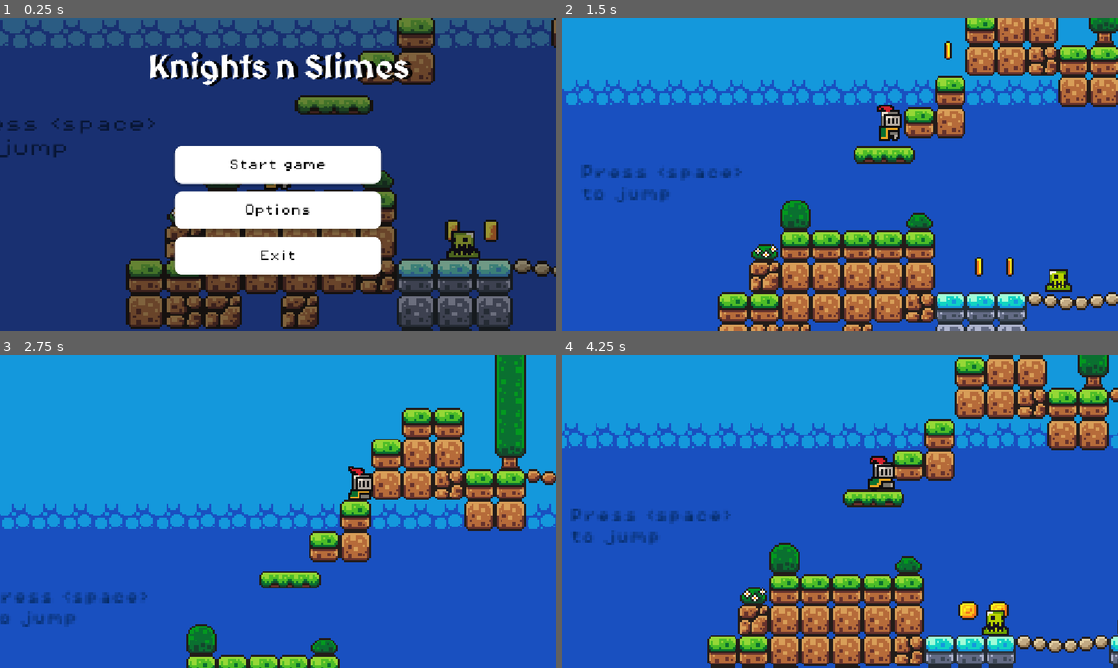
Above: before the commit, frames 1-4 (two rows, left to right).
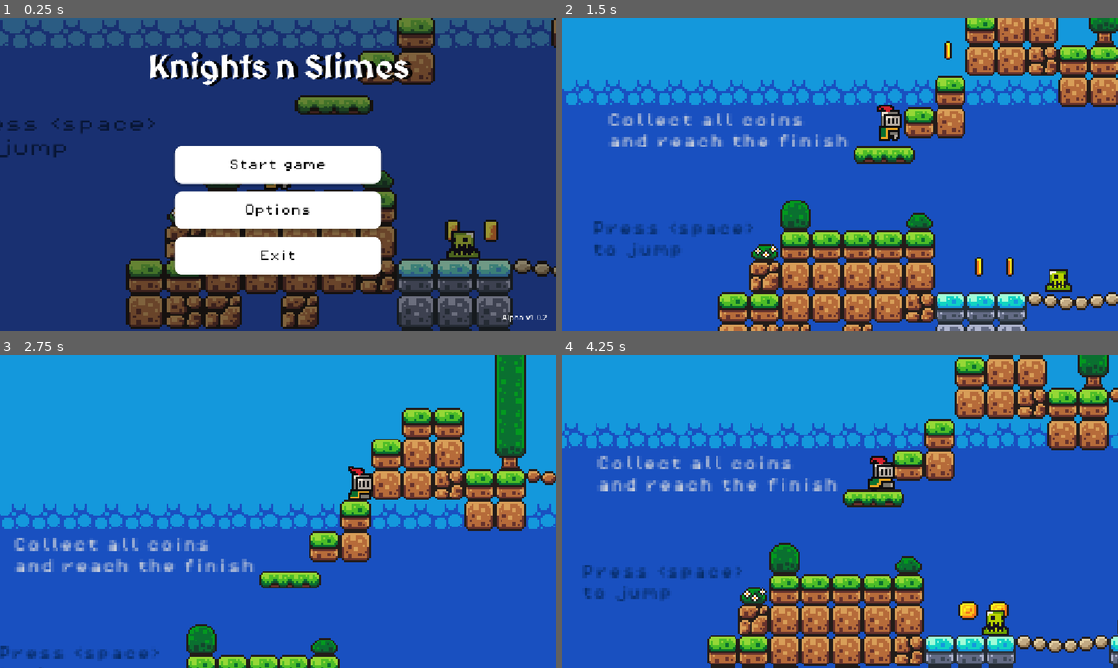
Above: after the commit, the same moments.

Repository: mrsanchez02/game-platform-godot
Game: Godot game, scene res://scenes/main_menu.tscn
The game is run twice, just before and just after one commit, with the same random seed, the same clock (stepped at 60 frames per second) and the same inputs. Sound files missing from this copy of the repository are replaced by a short silence.
Inputs:
- Up to frame 1 (0.25 s): no input
- Up to frame 2 (1.5 s): click "Start game" at 0.5 s; tap Space (jump) at 1.25 s; hold D (move_right) from 1.28 s (still down)
- Up to frame 3 (2.75 s): keep holding D (move_right); tap Space (jump) at 1.52, 2, 2.27 s
- Up to frame 4 (4.25 s): tap Space (jump) at 2.75, 3.5, 3.77 s; release D (move_right) at 2.78 s; hold Left (move_left) 2.78-3.53 s; hold D (move_right) from 3.53 s (still down)

The runs differ from the first frame. In frame 1, less than 0.1% of the frame differs, in the area x 90-99%, y 94-98%; in frame 2, 2.9%; in frame 3, 2.6%; in frame 4, 3.0%, in the area x 1-50%, y 32-79%.

Commit message:
feat: Add Knight icon and update project configuration for "Knights N' Slimes"

Diff:
--- a/project.godot
+++ b/project.godot
@@ -10,10 +10,11 @@
 
 [application]
 
-config/name="my first game"
+config/name="Knights N' Slimes"
+config/description="A small 2D platformer built with Godot, featuring controller support, touch controls, audio settings and multi-platform builds."
 run/main_scene="uid://d2hrravtrr0ot"
 config/features=PackedStringArray("4.7", "Forward Plus")
-config/icon="res://icon.svg"
+config/icon="uid://nf8tis7t5jg5"
 config/macos_native_icon="res://Knight.ico"
 config/windows_native_icon="res://Knight.ico"
 
@@ -30,6 +31,10 @@
 window/size/mode=3
 window/stretch/mode="canvas_items"
 window/stretch/aspect="expand"
+
+[editor]
+
+movie_writer/movie_file="C:/Users/Thanos/Documents/game sandbox/knights-n-slimes-v-1.0.2.avi"
 
 [input]
 
@@ -64,4 +69,5 @@
 
 textures/canvas_textures/default_texture_filter=0
 rendering_device/driver.windows="d3d12"
+renderer/rendering_method="gl_compatibility"
 textures/vram_compression/import_etc2_astc=true
--- a/scenes/game.tscn
+++ b/scenes/game.tscn
@@ -247,6 +247,10 @@
 Thanks for testing!"
 horizontal_alignment = 1
 
+[node name="Label" type="Label" parent="GameManager" unique_id=1314884818]
+offset_right = 40.0
+offset_bottom = 23.0
+
 [node name="TileMap" type="TileMap" parent="." unique_id=354487561]
 position = Vector2(105, 141)
 tile_set = SubResource("TileSet_uwrxv")
@@ -336,15 +340,31 @@
 [node name="Labels" type="Node" parent="." unique_id=779569556]
 
 [node name="Label" type="Label" parent="Labels" unique_id=1039583489]
-offset_left = 2.0
-offset_top = 123.0
-offset_right = 90.0
-offset_bottom = 144.0
+offset_left = 8.0
+offset_top = 152.0
+offset_right = 96.0
+offset_bottom = 173.0
 theme_override_colors/font_color = Color(0.011764706, 0.14901961, 0.34901962, 1)
 theme_override_fonts/font = ExtResource("7_u5sy4")
 theme_override_font_sizes/font_size = 8
 text = "Press <space>
 to jump"
+
+[node name="Label5" type="Label" parent="Labels" unique_id=518198434]
+anchors_preset = -1
+anchor_left = 0.108
+anchor_top = 0.147
+anchor_right = 0.108
+anchor_bottom = 0.147
+offset_left = -108.416
+offset_top = 0.7440033
+offset_right = 19.584
+offset_bottom = 30.744003
+theme_override_colors/font_color = Color(0.8732984, 0.8732984, 0.8732984, 1)
+theme_override_fonts/font = ExtResource("7_u5sy4")
+theme_override_font_sizes/font_size = 8
+text = "Collect all coins and reach the finish"
+autowrap_mode = 3
 
 [node name="Label2" type="Label" parent="Labels" unique_id=898389412]
 offset_left = 509.0
@@ -376,3 +396,9 @@
 theme_override_font_sizes/font_size = 8
 text = "Good job"
 horizontal_alignment = 1
+
+[node name="Timer" type="Timer" parent="Labels" unique_id=1692606881]
+wait_time = 5.0
+autostart = true
+
+[connection signal="timeout" from="Labels/Timer" to="GameManager" method="_on_timer_timeout"]
--- a/scenes/main_menu.tscn
+++ b/scenes/main_menu.tscn
@@ -318,6 +318,14 @@
 text = "Fullscreen"
 script = ExtResource("7_oa1go")
 
+[node name="Label2" type="Label" parent="." unique_id=1244117341]
+layout_mode = 0
+offset_left = 1040.0
+offset_top = 608.0
+offset_right = 1134.0
+offset_bottom = 631.0
+text = "Alpha v1.0.2"
+
 [connection signal="pressed" from="MainButtons/StartBtn" to="." method="_on_start_pressed"]
 [connection signal="pressed" from="MainButtons/SettingsBtn" to="." method="_on_settings_pressed"]
 [connection signal="pressed" from="MainButtons/ExitBtn" to="." method="_on_exit_pressed"]
--- a/scripts/game_manager.gd
+++ b/scripts/game_manager.gd
@@ -2,6 +2,7 @@
 
 @onready var coins_collected: Label = $CoinsCollected
 @onready var congratulations: Label = $Congratulations
+@onready var label_5: Label = $"../Labels/Label5"
 
 var score: int = 0
 var allCoins := false
@@ -14,3 +15,6 @@
 		congratulations.visible = true
 	coins_collected.text = "You collected " + str(score) + "/16 coins"
 	#print(score)
+
+func _on_timer_timeout() -> void:
+	label_5.visible = false
Binary file added: Knight.png
Not shown, added: Knight.png.import
